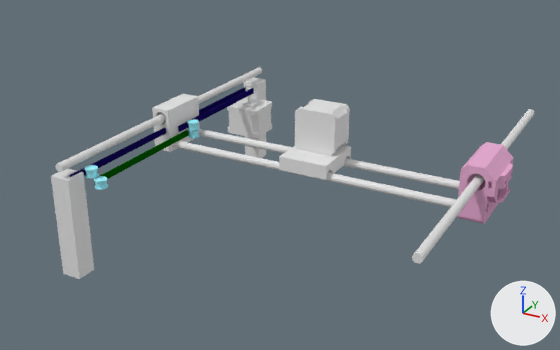
The Blender file corexy.blend: old version first, new version second.
Before and after are seen from a 50 mm camera at (316.0, -608.0, 267.0) aimed at (-16.0, -4.0, -35.0). Every picture has the same lights, and +X, +Y and +Z are marked at lower right.
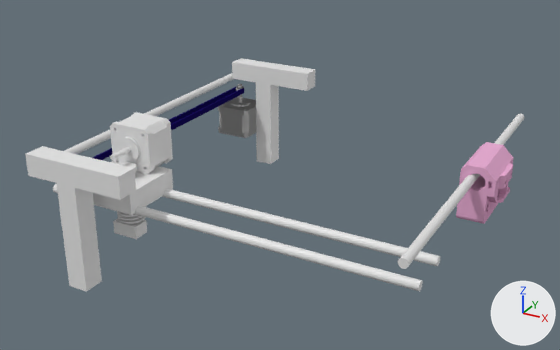
Changed parts and their boxes (x1, y1, x2, y2) in the pictures (560 x 350 px):
'Parts.001', hidden
    before: (55, 68, 534, 264)
'Cube.006', moved
    before: (51, 169, 94, 279)
    after: (56, 183, 102, 292)
'Cube.007', added
    after: (25, 146, 136, 200)
'Y-rod-1', added
    after: (53, 184, 423, 291)
'Motor extruder', added
    after: (110, 112, 173, 174)
'Y-rod-2', added
    after: (162, 189, 440, 266)
'Motor NEMA17.001', moved, turned (not visible afterwards)
    before: (295, 99, 350, 156)
'Cube.003', moved
    before: (244, 78, 266, 158)
    after: (256, 83, 279, 164)
'Motor NEMA17', moved
    before: (227, 84, 272, 138)
    after: (218, 84, 256, 138)
'Cube.008', added
    after: (232, 58, 315, 91)
'Cube.009', added
    after: (93, 161, 173, 215)
'X-rod-2', added
    after: (398, 114, 524, 269)
'Cube.004', moved
    before: (69, 87, 245, 177)
    after: (92, 87, 236, 160)
'X-rod-1', added
    after: (65, 73, 234, 154)
'Cube.002', moved
    before: (178, 88, 254, 132)
    after: (171, 88, 244, 131)
'e3d-hotend-V5', added
    after: (113, 163, 147, 239)
'Cube.005', moved (not visible afterwards)
    before: (94, 129, 189, 184)
'Cylinder.006', moved (not visible afterwards)
    before: (187, 119, 199, 131)
'Cylinder.007', moved (not visible afterwards)
    before: (188, 129, 199, 139)

What changed in the scene script:
```text
Change ob_motor_nema17_001:
    ob_motor_nema17_001.rotation_euler: (4.712, 0.0, 0.0) -> (0.0, 0.0, 0.0)  # degrees (270, 0, 0) -> degrees (0, 0, 0)
    ob_motor_nema17_001.location: (10.0, 33.0, 7.0) -> (-154.0, 148.0, -46.0)
Change ob_cube_006:
    ob_cube_006.location: (-155.0, -144.0, -60.0) -> (-123.0, -169.0, -50.0)
Change ob_cube_005:
    ob_cube_005.location: (-139.0, -52.0, -20.8) -> (-149.0, -77.0, -20.8)
Change ob_cylinder_007:
    add ob_cylinder_007.parent = ob_y_rod_2
    add ob_cylinder_007.matrix_parent_inverse = Matrix(((0.0, -1.0, 0.0, 40.0), (0.0, 0.0, 1.0, 29.0), (-0.968, 0.0, 0.0, 9.684), (0.0, 0.0, 0.0, 1.0)))
Change ob_parts_001:
    add ob_parts_001.hide_viewport = True
Change ob_cube_004:
    ob_cube_004.location: (-149.0, 78.0, -12.0) -> (-159.0, 73.0, -12.0)
Change ob_cube_003:
    ob_cube_003.location: (-155.0, 184.0, -60.0) -> (-123.0, 159.0, -50.0)
Change ob_cylinder_006:
    add ob_cylinder_006.parent = ob_y_rod_2
    add ob_cylinder_006.matrix_parent_inverse = Matrix(((0.0, -1.0, 0.0, 40.0), (0.0, 0.0, 1.0, 29.0), (-0.968, 0.0, 0.0, 9.684), (0.0, 0.0, 0.0, 1.0)))
Change ob_cube_002:
    ob_cube_002.location: (-139.0, 78.0, -12.0) -> (-149.0, 73.0, -12.0)
Change ob_motor_nema17:
    ob_motor_nema17.location: (-144.0, 153.0, -46.0) -> (-154.0, 148.0, -46.0)
Add ob_y_rod_2:
    ob_y_rod_2 = bpy.data.objects.new('Y-rod-2', me_cylinder_018)  # 64 vertices, 34 faces; spans x -4.0..4.0, y -4.0..4.0, z -168.0..168.0
    ob_y_rod_2.location = (0.0, -101.0, -29.0)
    ob_y_rod_2.rotation_euler = (1.571, 0.0, -1.571)  # degrees (90, 0, -90)
    ob_y_rod_2.scale = (1.0, 1.0, 1.03)
Add ob_y_rod_1:
    ob_y_rod_1 = bpy.data.objects.new('Y-rod-1', me_cylinder_018.copy())
    ob_y_rod_1.parent = ob_y_rod_2
    ob_y_rod_1.location = (10.0, 0.0, -29.0)
    ob_y_rod_1.rotation_euler = (1.571, 0.0, -1.571)  # degrees (90, 0, -90)
    ob_y_rod_1.scale = (1.0, 1.0, 1.03)
Add ob_e3d_hotend_v5:
    ob_e3d_hotend_v5 = bpy.data.objects.new('e3d-hotend-V5', me_e3d_hotend_v5)  # 5708 vertices, 11404 faces; spans x -12.5..12.5, y -12.5..12.5, z 0.0..69.3; in mat_material_003 (white #e7e7e7)
    ob_e3d_hotend_v5.parent = ob_cube_009
    ob_e3d_hotend_v5.location = (16.0, 18.0, -4.0)
    ob_e3d_hotend_v5.rotation_euler = (-3.142, 0.0, 0.0)  # degrees (-180, 0, 0)
Add ob_cube_009:
    ob_cube_009 = bpy.data.objects.new('Cube.009', me_cube_009)  # a box spanning x -100.0..100.0, y -100.0..100.0, z -100.0..100.0
    ob_cube_009.parent = ob_y_rod_2
    ob_cube_009.location = (-100.0, 21.0, -20.0)
    ob_cube_009.scale = (0.3, 0.3, 0.1)
Add ob_motor_extruder:
    ob_motor_extruder = bpy.data.objects.new('Motor extruder', me_motor_nema17_001)
    ob_motor_extruder.parent = ob_cube_009
    ob_motor_extruder.location = (10.0, 47.0, 7.0)
    ob_motor_extruder.rotation_euler = (-1.571, 0.0, -3.142)  # degrees (-90, 0, -180)
Add ob_x_rod_2:
    ob_x_rod_2 = bpy.data.objects.new('X-rod-2', me_cylinder_018.copy())
    ob_x_rod_2.location = (169.0, 0.0, 2.0)
    ob_x_rod_2.rotation_euler = (1.571, 0.0, 0.0)  # degrees (90, 0, 0)
Add ob_x_rod_1:
    ob_x_rod_1 = bpy.data.objects.new('X-rod-1', me_cylinder_018.copy())
    ob_x_rod_1.location = (-170.0, 0.0, 0.0)
    ob_x_rod_1.rotation_euler = (1.571, 0.0, 0.0)  # degrees (90, 0, 0)
Add ob_cube_007:
    ob_cube_007 = bpy.data.objects.new('Cube.007', me_cube_003.copy())  # the mesh of ob_cube_003
    ob_cube_007.location = (-115.0, -169.0, 10.0)
    ob_cube_007.rotation_euler = (1.571, 0.0, 1.571)  # degrees (90, 0, 90)
    ob_cube_007.scale = (1.0, 1.0, 5.0)
Add ob_cube_008:
    ob_cube_008 = bpy.data.objects.new('Cube.008', me_cube_003.copy())  # the mesh of ob_cube_003
    ob_cube_008.location = (-115.0, 159.0, 10.0)
    ob_cube_008.rotation_euler = (1.571, 0.0, 1.571)  # degrees (90, 0, 90)
    ob_cube_008.scale = (1.0, 1.0, 5.0)
```
